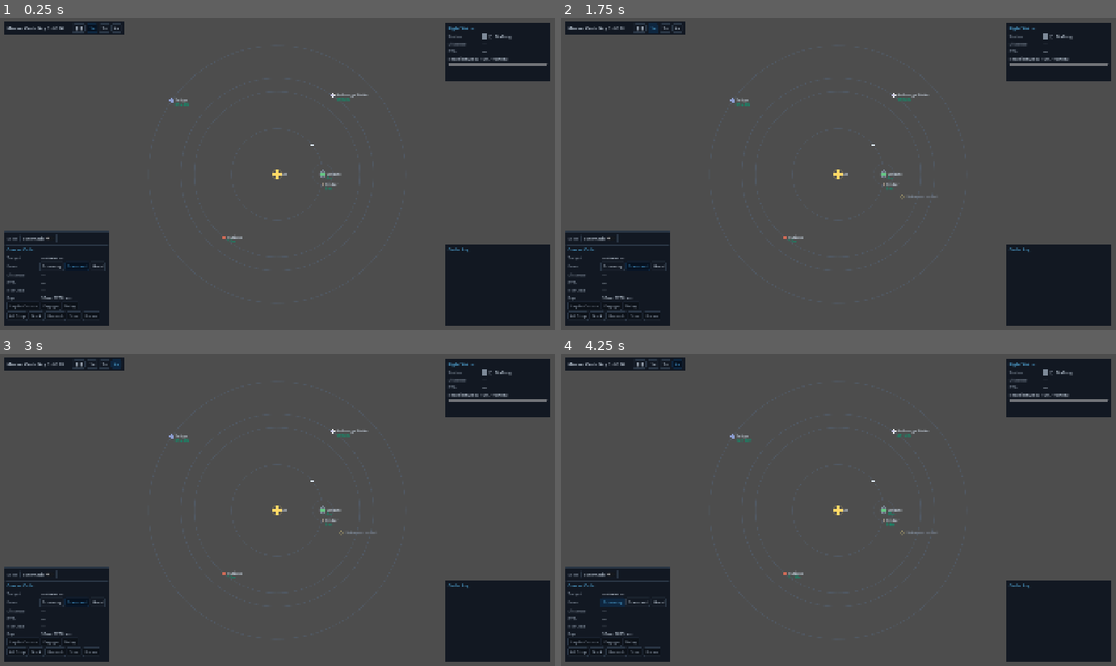
Above: before the commit, frames 1-4 (two rows, left to right).
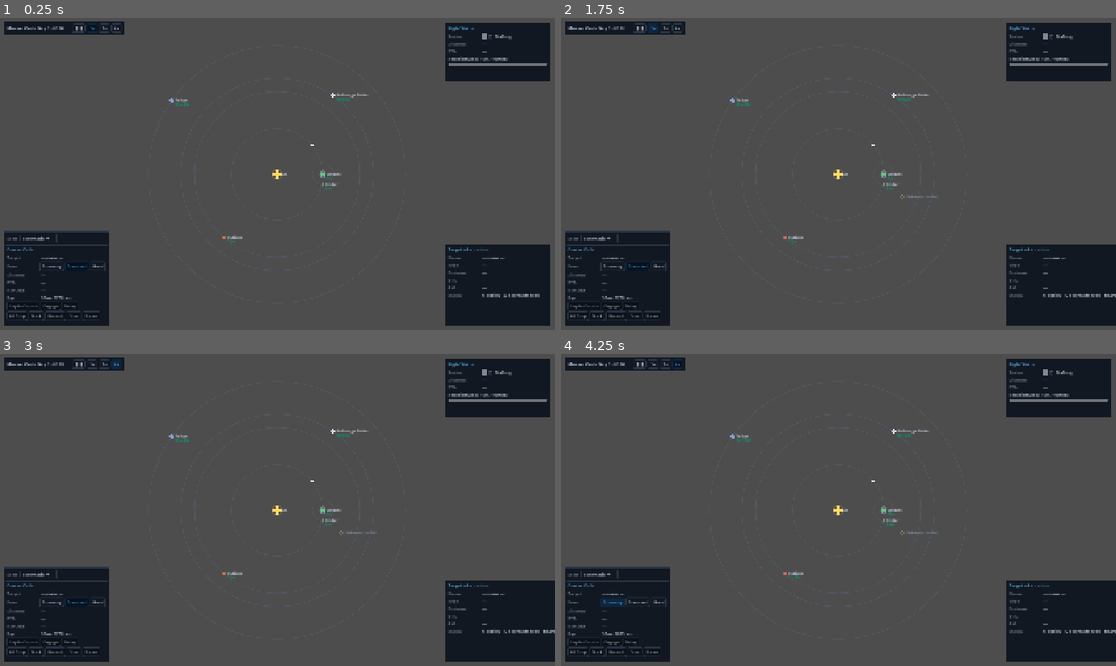
Above: after the commit, the same moments.

Repository: AndrewDrinkwater/farhorizon
Game: Godot game, scene res://src/ui/shell/main.tscn
Two runs of this game, one before a commit and one after it. Both use one fixed random seed, a clock stepped at 60 frames per second and the inputs below.
Inputs:
- Up to frame 1 (0.25 s): no input
- Up to frame 2 (1.75 s): click "❚❚" at 0.5 s; click "1×" at 1.25 s
- Up to frame 3 (3 s): click "2×" at 2 s; click "4×" at 2.75 s
- Up to frame 4 (4.25 s): click "Economy" at 3.5 s

The runs differ from the first frame. In frame 1, 0.2% of the frame differs, in the area x 80-98%, y 73-90%; in frame 2, 0.5%, in the area x 80-100%, y 72-99%; in frame 3, 0.5%; in frame 4, 0.5%.

Commit message:
Helm Target Information panel (ADR 0025, nav-iter-2 step 4)
Replace the Order Log with a burn-aware Target Information panel: name, type
(body kind / contact kind / waypoint), distance (AU + wu, or bearing for a
waypoint), ETA, RM cost + reachability (round-trip OK / one-way / insufficient),
and a status line (orbits-parent, dock+refuel, has-moons→Focus, contact tier +
scan-available). Nothing selected shows an overview (body count, contacts seen,
nearest blip). Recomputes on the same triggers as the preview (selection, burn,
tick, fuel, contacts).

Ship-voice acknowledgments/rejections relocate to a transient line in Flight
Status that fades after ~3s (order lifecycle unchanged). Order Log removed.

Tests: ack shows transient line; target info reflects a selected body. 144 green.

Co-Authored-By: Claude Opus 4.8 (1M context) <noreply@anthropic.com>

Diff:
--- a/localization/strings.csv
+++ b/localization/strings.csv
@@ -99,6 +99,36 @@
 HELM_SCALE_TRUE,True scale
 HELM_PIP,Pip
 HELM_PIP_FORMAT,{mins}m · {wu} wu
+HELM_TARGET_INFO,Target Information
+HELM_TI_NAME,Name
+HELM_TI_TYPE,Type
+HELM_TI_DIST,Distance
+HELM_TI_RM,RM
+HELM_TI_STATUS,Status
+HELM_TI_DIST_FORMAT,{au} AU · {wu} wu
+HELM_TI_BEARING_FORMAT,brg {deg}° · {wu} wu
+HELM_TI_REACH_ROUNDTRIP,round-trip OK
+HELM_TI_REACH_ONEWAY,one-way only
+HELM_TI_REACH_NONE,insufficient RM
+HELM_TI_ORBITS,orbits {parent}
+HELM_TI_DOCK_REFUEL,dock + refuel
+HELM_TI_DOCK,dockable
+HELM_TI_HAS_MOONS,has moons (Focus)
+HELM_TI_TIER_BLIP,Blip (unscanned)
+HELM_TI_TIER_IDENTIFIED,Identified
+HELM_TI_SCAN_READY,scan available
+HELM_TI_OVERVIEW,{bodies} bodies · {seen}/{total} contacts seen
+HELM_TI_NEAREST,nearest blip {wu} wu
+HELM_TYPE_STAR,Star
+HELM_TYPE_PLANET,Planet
+HELM_TYPE_MOON,Moon
+HELM_TYPE_STATION,Station
+HELM_KIND_SHIP,Ship
+HELM_KIND_DERELICT,Derelict
+HELM_KIND_ANOMALY,Anomaly
+HELM_KIND_SIGNAL,Signal
+HELM_KIND_PROBE,Probe
+HELM_KIND_DEBRIS,Debris
 NAV_WAYPOINT,Waypoint
 NAV_CONTACT_UNKNOWN,Unknown contact
 VOICE_SHIP_SCAN_COMPLETE,Scan complete. Contact identified.
--- a/src/ui/consoles/helm_console.gd
+++ b/src/ui/consoles/helm_console.gd
@@ -36,9 +36,16 @@
 var _status_distance: TReadout
 var _status_eta: TReadout
 var _fuel_gauge: TGauge
-
-# Order Log
-var _order_log: TList
+var _ack_line: Label    # transient ship-voice acknowledgments (ADR 0025)
+var _ack_tween: Tween
+
+# Target Information panel (ADR 0025) — burn-aware details for the selection
+var _ti_name: TReadout
+var _ti_type: TReadout
+var _ti_dist: TReadout
+var _ti_eta: TReadout
+var _ti_rm: TReadout
+var _ti_status: TReadout
 
 
 func _ready() -> void:
@@ -54,7 +61,7 @@
 	_build_course_order()
 	_build_scale_toggle()
 	_build_flight_status()
-	_build_order_log()
+	_build_target_info()
 	_connect_bus()
 	_refresh_all()
 	EventBus.nav_burn_changed.emit(_burn)  # sync the nav views to the starting burn (ADR 0019)
@@ -179,16 +186,33 @@
 	c.add_child(_fuel_gauge)
 	_fuel_gauge.bind(_fuel_data)
 
-
-# --- Order Log region ---
-
-func _build_order_log() -> void:
-	var panel := TPanel.new("HELM_ORDER_LOG")
+	# Transient ship-voice line (ADR 0025): an ack/reject shows here then fades.
+	_ack_line = Label.new()
+	_ack_line.autowrap_mode = TextServer.AUTOWRAP_WORD_SMART
+	_ack_line.add_theme_color_override("font_color", Palette.STATUS_INFO)
+	_ack_line.modulate.a = 0.0
+	c.add_child(_ack_line)
+
+
+# --- Target Information region (ADR 0025): replaces the Order Log ---
+
+func _build_target_info() -> void:
+	var panel := TPanel.new("HELM_TARGET_INFO")
 	add_child(panel)
 	_place(panel, 1.0, 1.0, 1.0, 1.0, -380.0, -300.0, -16.0, -16.0)
-	_order_log = TList.new()
-	_order_log.size_flags_vertical = Control.SIZE_EXPAND_FILL
-	panel.content().add_child(_order_log)
+	var c := panel.content()
+	_ti_name = TReadout.new("HELM_TI_NAME")
+	c.add_child(_ti_name)
+	_ti_type = TReadout.new("HELM_TI_TYPE")
+	c.add_child(_ti_type)
+	_ti_dist = TReadout.new("HELM_TI_DIST")
+	c.add_child(_ti_dist)
+	_ti_eta = TReadout.new("HELM_ETA")
+	c.add_child(_ti_eta)
+	_ti_rm = TReadout.new("HELM_TI_RM")
+	c.add_child(_ti_rm)
+	_ti_status = TReadout.new("HELM_TI_STATUS")
+	c.add_child(_ti_status)
 
 
 # --- Bus wiring ---
@@ -262,11 +286,25 @@
 
 
 func _on_order_acknowledged(speaker_key: String, line_key: String) -> void:
-	_log(speaker_key, line_key)
+	_show_ack(speaker_key, line_key)
 
 
 func _on_order_rejected(reason_key: String) -> void:
-	_log(CrewVoice.SHIP_VOICE, reason_key)
+	_show_ack(CrewVoice.SHIP_VOICE, reason_key)
+
+
+## Flash a ship-voice line in Flight Status, then fade it (ADR 0025) — keeps the
+## captain-voice beat (ADR 0014) without a persistent log panel.
+func _show_ack(speaker_key: String, line_key: String) -> void:
+	if _ack_line == null:
+		return
+	_ack_line.text = tr("LOG_LINE_FORMAT").format({"speaker": tr(speaker_key), "line": tr(line_key)})
+	_ack_line.modulate.a = 1.0
+	if _ack_tween != null and _ack_tween.is_valid():
+		_ack_tween.kill()
+	_ack_tween = create_tween()
+	_ack_tween.tween_interval(3.0)
+	_ack_tween.tween_property(_ack_line, "modulate:a", 0.0, 2.0)
 
 
 # --- Compose actions (burn + order buttons) ---
@@ -407,6 +445,7 @@
 
 
 func _refresh_preview() -> void:
+	_refresh_target_info()  # the Target Info panel updates on the same triggers (ADR 0025)
 	if _sel_kind == Travel.TargetKind.NONE:
 		_target_readout.set_value(tr("HELM_NO_TARGET"))
 		_distance_readout.set_value("—")
@@ -508,10 +547,150 @@
 	return tr(body.name_key) if body != null else ""
 
 
-func _log(speaker_key: String, line_key: String) -> void:
-	_order_log.add_record(tr("LOG_LINE_FORMAT").format({
-		"speaker": tr(speaker_key), "line": tr(line_key),
+# --- Target Information (ADR 0025) ---
+
+## Populate the Target Info panel for the current selection, burn-aware.
+func _refresh_target_info() -> void:
+	if _ti_name == null:
+		return
+	match _sel_kind:
+		Travel.TargetKind.BODY:
+			_ti_body()
+		Travel.TargetKind.CONTACT:
+			_ti_contact()
+		Travel.TargetKind.POINT:
+			_ti_point()
+		_:
+			_ti_none()
+
+
+func _ti_body() -> void:
+	var body := _resolve_body(_sel_id)
+	if body == null:
+		_ti_none()
+		return
+	_ti_name.set_value(tr(body.name_key))
+	_ti_type.set_value(_body_kind_label(body.kind))
+	_set_dist_eta_rm(body.position)
+	var bits: Array[String] = []
+	if body.parent_id != "":
+		var parent := _resolve_body(body.parent_id)
+		if parent != null:
+			bits.append(tr("HELM_TI_ORBITS").format({"parent": tr(parent.name_key)}))
+	if body.can_dock and body.can_refuel:
+		bits.append(tr("HELM_TI_DOCK_REFUEL"))
+	elif body.can_dock:
+		bits.append(tr("HELM_TI_DOCK"))
+	if _selection_has_moons():
+		bits.append(tr("HELM_TI_HAS_MOONS"))
+	_ti_status.set_value(" · ".join(bits) if not bits.is_empty() else "—")
+
+
+func _ti_contact() -> void:
+	var contact := _resolve_contact(_sel_id)
+	if contact == null:
+		_ti_none()
+		return
+	var identified := GameState.contacts.tier_of(_sel_id) == Sensors.Tier.IDENTIFIED
+	_ti_name.set_value(tr(contact.name_key) if identified else tr("NAV_CONTACT_UNKNOWN"))
+	_ti_type.set_value(_contact_kind_label(contact.kind) if identified else tr("NAV_CONTACT_UNKNOWN"))
+	_set_dist_eta_rm(contact.position)
+	var bits: Array[String] = [tr("HELM_TI_TIER_IDENTIFIED") if identified else tr("HELM_TI_TIER_BLIP")]
+	if not identified and GameState.ship.position.distance_to(contact.position) <= GameState.ship.sensor_range:
+		bits.append(tr("HELM_TI_SCAN_READY"))
+	_ti_status.set_value(" · ".join(bits))
+
+
+func _ti_point() -> void:
+	_ti_name.set_value(tr("NAV_WAYPOINT"))
+	_ti_type.set_value(tr("NAV_WAYPOINT"))
+	var rel := _sel_point - GameState.ship.position
+	var deg := int(roundf(rad_to_deg(rel.angle())))
+	deg = ((deg % 360) + 360) % 360
+	_ti_dist.set_value(tr("HELM_TI_BEARING_FORMAT").format({"deg": deg, "wu": "%.0f" % rel.length()}))
+	var cost := FlightMath.rm_cost(rel.length(), _burn)
+	_ti_eta.set_value(_format_eta(FlightMath.eta_ticks(rel.length(), _burn)))
+	_ti_rm.set_value("%s — %s" % [_format_rm(cost), _reach_label(cost)])
+	_ti_status.set_value("—")
+
+
+func _ti_none() -> void:
+	_ti_name.set_value(tr("HELM_NO_TARGET"))
+	_ti_type.set_value("—")
+	_ti_dist.set_value("—")
+	_ti_eta.set_value("—")
+	_ti_rm.set_value("—")
+	_ti_status.set_value(_overview_text())
+
+
+## Distance (AU + wu), ETA, and RM-cost-with-reachability for a destination point.
+func _set_dist_eta_rm(pos: Vector2) -> void:
+	var d := GameState.ship.position.distance_to(pos)
+	_ti_dist.set_value(tr("HELM_TI_DIST_FORMAT").format({
+		"au": "%.2f" % (d / Travel.WU_PER_AU), "wu": "%.0f" % d,
 	}))
+	_ti_eta.set_value(_format_eta(FlightMath.eta_ticks(d, _burn)))
+	var cost := FlightMath.rm_cost(d, _burn)
+	_ti_rm.set_value("%s — %s" % [_format_rm(cost), _reach_label(cost)])
+
+
+## Can the current tank reach there and back / one-way / not at all (ADR 0025)?
+func _reach_label(cost: float) -> String:
+	var rm := GameState.ship.reaction_mass
+	if cost * 2.0 <= rm:
+		return tr("HELM_TI_REACH_ROUNDTRIP")
+	if cost <= rm:
+		return tr("HELM_TI_REACH_ONEWAY")
+	return tr("HELM_TI_REACH_NONE")
+
+
+## "Nothing selected" overview: body count, contacts seen, nearest unscanned blip.
+func _overview_text() -> String:
+	var system := TypeRegistry.get_system(GameState.system.system_id)
+	if system == null:
+		return "—"
+	var seen := 0
+	var nearest_blip := INF
+	for contact: ContactData in system.contacts:
+		var tier := GameState.contacts.tier_of(contact.id)
+		if tier != Sensors.Tier.UNDETECTED:
+			seen += 1
+		if tier == Sensors.Tier.BLIP:
+			nearest_blip = minf(nearest_blip, GameState.ship.position.distance_to(contact.position))
+	var text := tr("HELM_TI_OVERVIEW").format({
+		"bodies": system.bodies.size(), "seen": seen, "total": system.contacts.size(),
+	})
+	if nearest_blip < INF:
+		text += " · " + tr("HELM_TI_NEAREST").format({"wu": "%.0f" % nearest_blip})
+	return text
+
+
+func _body_kind_label(kind: int) -> String:
+	match kind:
+		BodyData.Kind.STAR:
+			return tr("HELM_TYPE_STAR")
+		BodyData.Kind.STATION:
+			return tr("HELM_TYPE_STATION")
+		BodyData.Kind.MOON:
+			return tr("HELM_TYPE_MOON")
+		_:
+			return tr("HELM_TYPE_PLANET")
+
+
+func _contact_kind_label(kind: int) -> String:
+	match kind:
+		ContactData.Kind.SHIP:
+			return tr("HELM_KIND_SHIP")
+		ContactData.Kind.DERELICT:
+			return tr("HELM_KIND_DERELICT")
+		ContactData.Kind.ANOMALY:
+			return tr("HELM_KIND_ANOMALY")
+		ContactData.Kind.PROBE:
+			return tr("HELM_KIND_PROBE")
+		ContactData.Kind.DEBRIS:
+			return tr("HELM_KIND_DEBRIS")
+		_:
+			return tr("HELM_KIND_SIGNAL")
 
 
 func _format_distance(wu: float) -> String:
--- a/tests/unit/test_helm_console.gd
+++ b/tests/unit/test_helm_console.gd
@@ -51,7 +51,15 @@
 	assert_eq(order.get("burn"), FlightMath.Burn.HARD, "chosen burn is composed in")
 
 
-func test_acknowledgment_is_logged() -> void:
-	# An ack on the bus should append to the order log without error.
+func test_acknowledgment_shows_a_transient_line() -> void:
+	# An ack on the bus shows in the Flight Status transient line (ADR 0025).
 	EventBus.order_acknowledged.emit(CrewVoice.SHIP_VOICE, "VOICE_SHIP_COURSE_LAID_IN")
-	assert_eq(_helm._order_log._box.get_child_count(), 1, "one log line recorded")
+	assert_ne(_helm._ack_line.text, "", "the ack line shows the ship voice")
+	assert_almost_eq(_helm._ack_line.modulate.a, 1.0, 0.01, "shown at full opacity before fading")
+
+
+func test_target_info_reflects_a_selected_body() -> void:
+	EventBus.nav_target_selected.emit("verdant")
+	assert_eq(_helm._ti_name._value.text, tr("BODY_VERDANT"), "target info names the body")
+	assert_eq(_helm._ti_type._value.text, tr("HELM_TYPE_PLANET"), "and gives its type")
+	assert_ne(_helm._ti_dist._value.text, "—", "distance populated")
